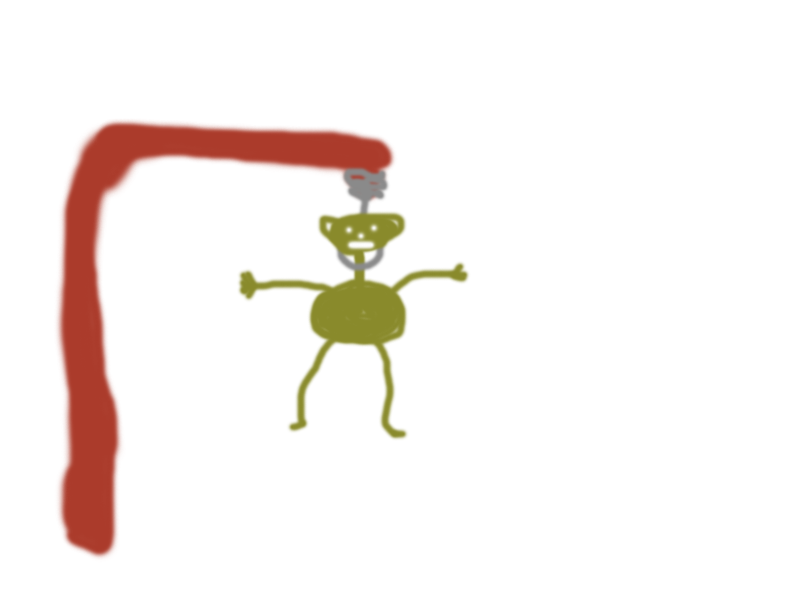
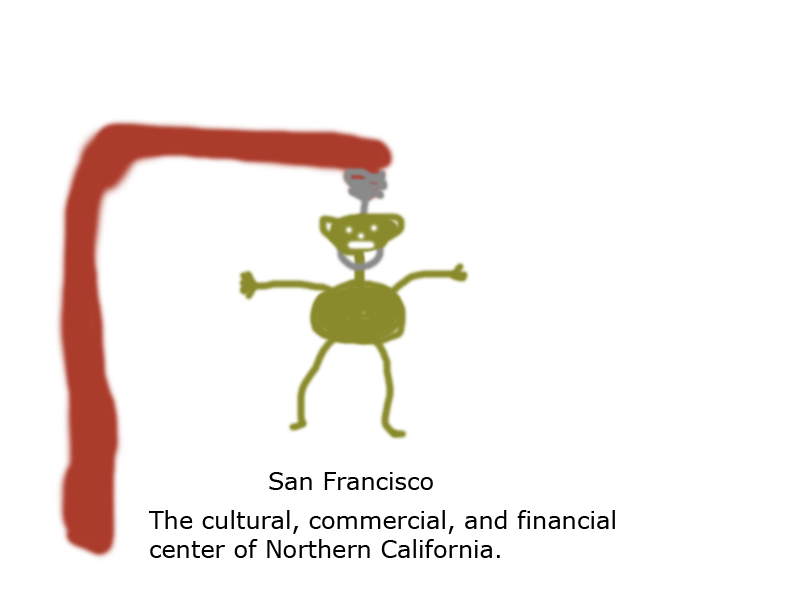
The second 800 x 600 image is a revision of the first. Changes to its layers:
added layer "San Francisco: midX:351,y:469" above "description: x:149, y:509 wrapW:476" over bbox(269, 472, 433, 490)
added layer "description: x:149, y:509 wrapW:476" above "legs-5->x:285 y:333" over bbox(149, 510, 615, 558)
